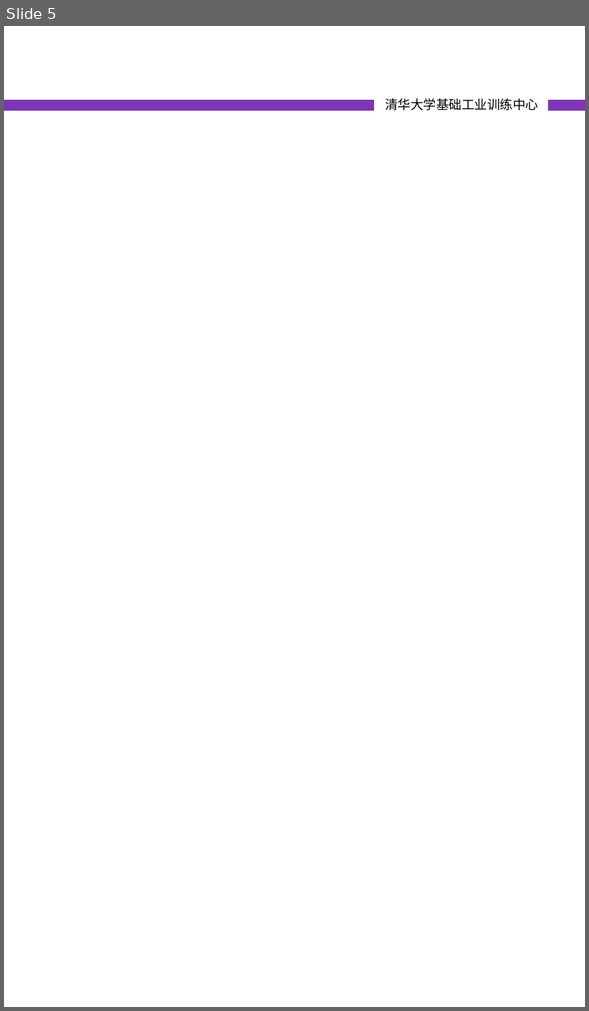
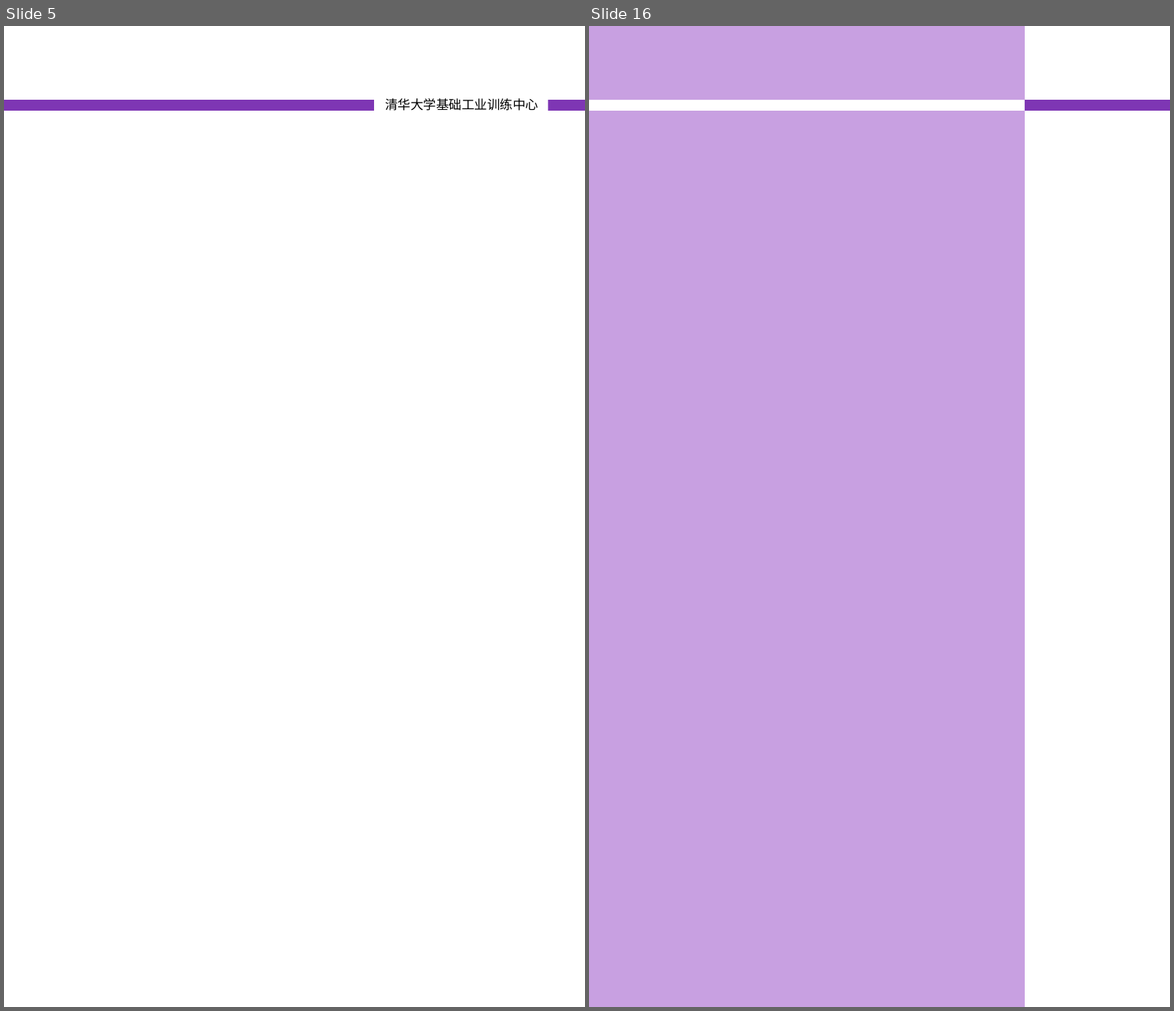
Before and after one commit to woodyme/i.center_my_workzone, a slide deck: 训练中心创客交叉融合空间建设/doc/创客交叉融合空间宣传册.pptx. Shown side by side, each under a label of ours: slide 5 before the commit, slides 5 and 16 after it; the slides between them are not shown. The pictures are 589x1011 and 1174x1011 pixels, drawn with LibreOffice and Linux fonts; fonts in the diff are those of the drawing. Boxes give left, top, right and bottom in pixels: in the first picture for what was removed or moved away, otherwise in the second. Text is boxed around its words. In the diff, an @@ line names an element or a change of style, - is before the commit and + after.

```diff
--- a/训练中心创客交叉融合空间建设/doc/创客交叉融合空间宣传册.pptx
+++ b/训练中心创客交叉融合空间建设/doc/创客交叉融合空间宣传册.pptx
@@ slide 16 added at [589, 26, 1170, 1007], background #FFFFFF @@
@@ rectangle added at [589, 26, 1024, 100], fill #C8A0E1 @@
@@ rectangle added at [589, 111, 1024, 1006], fill #C8A0E1 @@
@@ rectangle added at [1024, 100, 1169, 111], fill #7E36B4 @@
```
Also in this commit, not shown: 5 slides changed, 7 other slides added, 3 slides removed, 1 other file.
